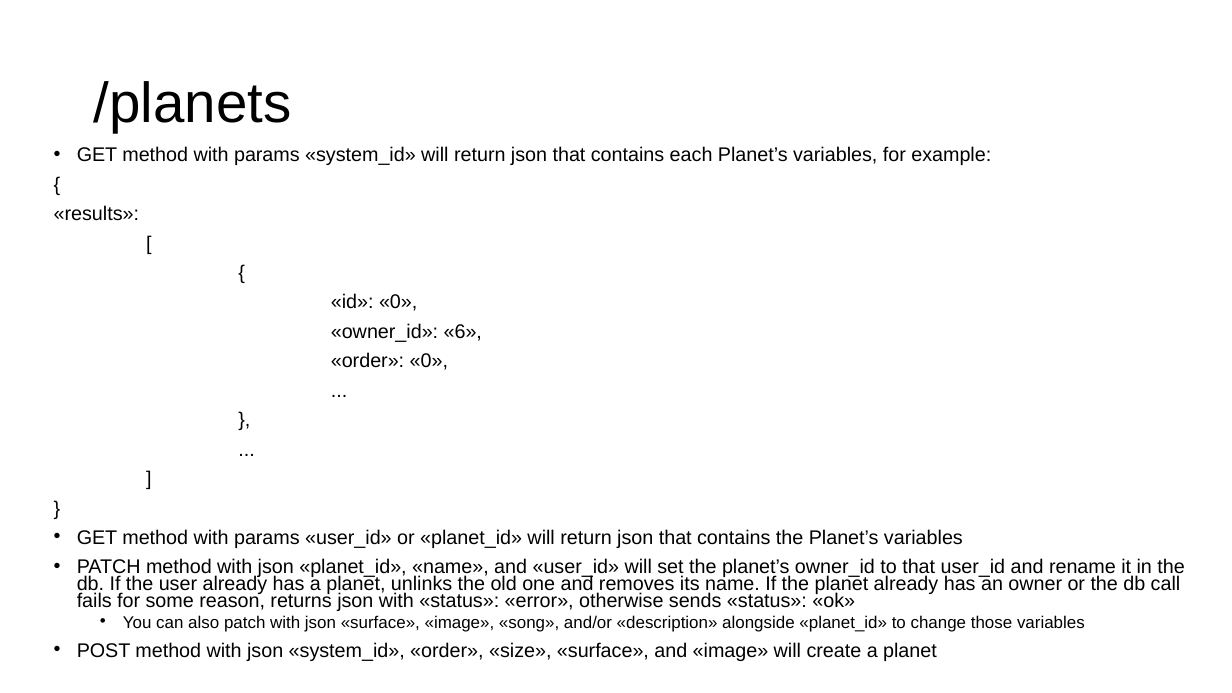
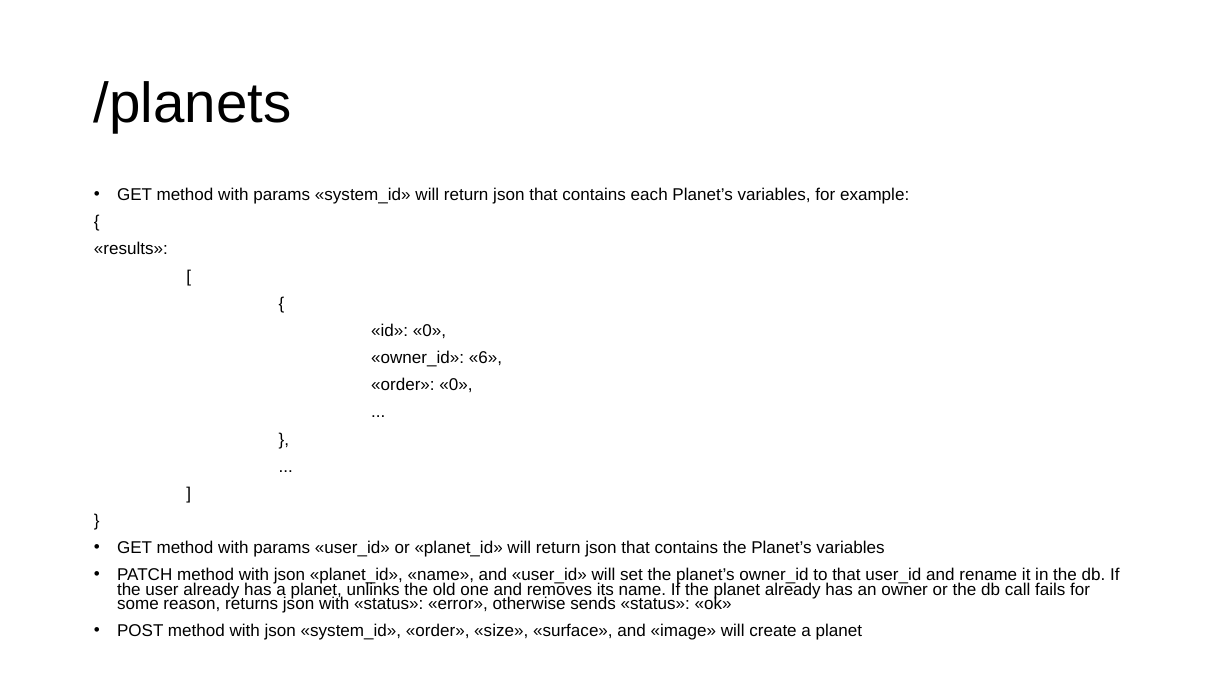
Before and after one commit to gmfk07/iu2018-backend, a slide deck: slide 23 of iu-spec-backend.pptx (slide 25 before the commit). Drawn at 1232x693 pixels with LibreOffice and Linux fonts; fonts in the diff are those of the drawing. Boxes give left, top, right and bottom in pixels: in the first picture for what was removed or moved away, otherwise in the second. Text is boxed around its words. In the diff, an @@ line names an element or a change of style, - is before the commit and + after.

Commit message:
Revert "Fixed backend bugs, added aliens, rockets, and user info"
This reverts commit 669a06f357fbbdafbfcf50668433925fe10a56d1.

```diff
--- a/iu-spec-backend.pptx
+++ b/iu-spec-backend.pptx
@@ text "GET method with params «system_id» ...": place and size @@
-text "GET method with params «system_id» ..." at box(54, 146, 1184, 661)
+text "GET method with params «system_id» ..." at box(94, 187, 1119, 640)
@@ text "GET method with params «system_id» ..." at box(94, 187, 1119, 640): size 15.4 to 13.3 pt @@
@@ text at box(123, 615, 1085, 632): paragraph removed @@
-  • You can also patch with json «surface», «image», «song», and/or «description» alongside «planet_id» to change those variables
```
Also in this commit, not shown: 3 other slides changed, 4 slides removed, 5 other files.
